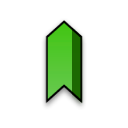
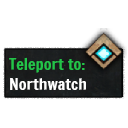
Two versions of the same layered image (w=128, h=128). Layer-by-layer changes:
hid group "Trails" (5 layers) over [41, 19, 87, 110]
showed group "HP Train" (46 layers) over [3, 19, 127, 110]
showed group "Teleports" (15 layers) over [3, 19, 127, 110]
added layer "Northwatch" in group "Auric Basin" over [10, 78, 86, 90]
